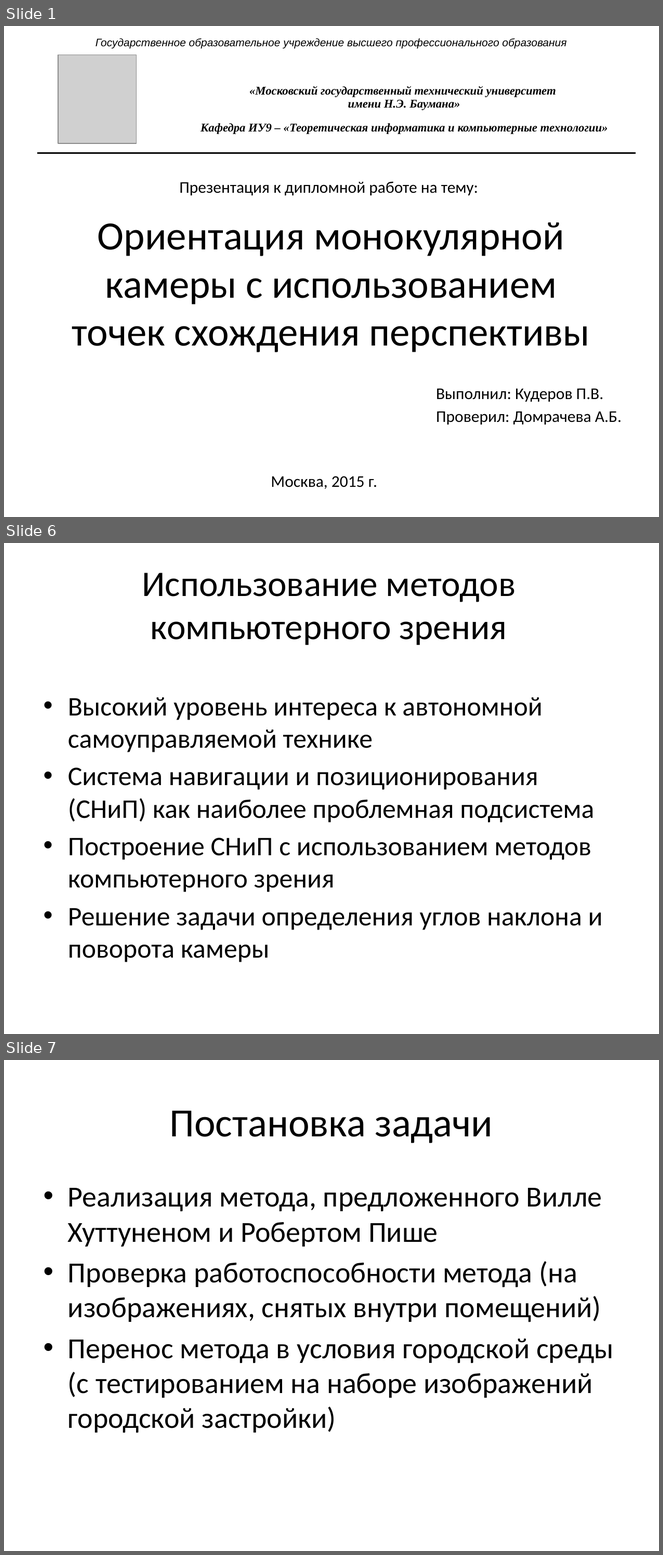
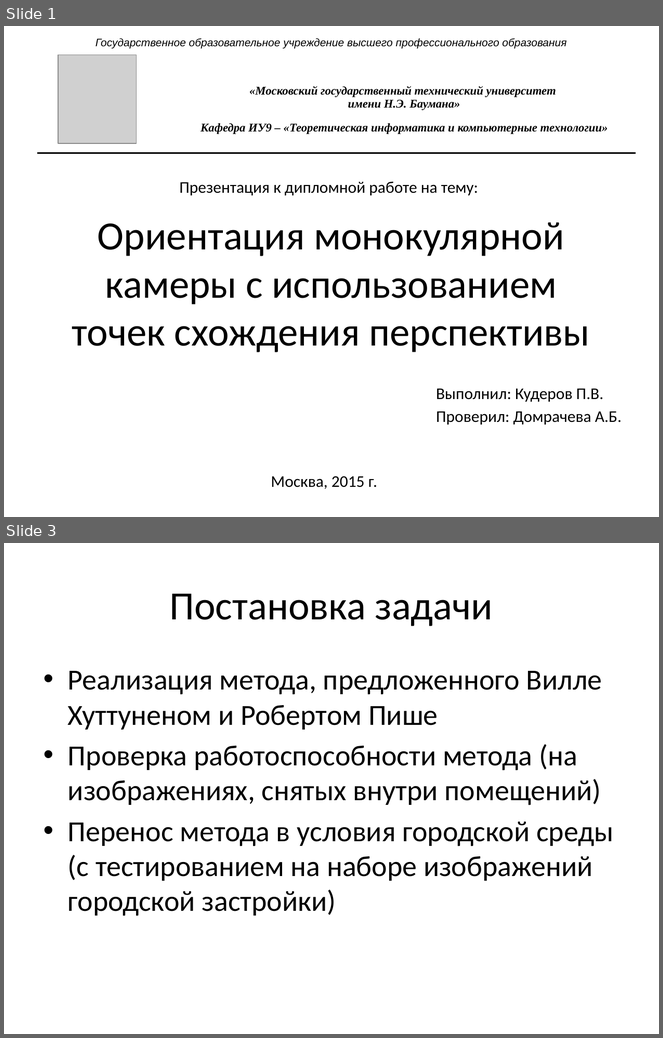
Before and after one commit to pkuderov/gyrocam, a slide deck: presentation.pptx. Shown one above the other, each under a label of ours: slides 1, 6 and 7 before the commit, slides 1 and 3 after it; the slides between them are not shown. The pictures are 663x1555 and 663x1038 pixels, drawn with LibreOffice and Linux fonts; fonts in the diff are those of the drawing; grey boxes stand for pictures. Boxes give left, top, right and bottom in pixels: in the first picture for what was removed or moved away, otherwise in the second. Text is boxed around its words. In the diff, an @@ line names an element or a change of style, - is before the commit and + after.

```diff
--- a/presentation.pptx
+++ b/presentation.pptx
@@ slide 6 removed at [4,543,659,1034], background #FFFFFF @@
@@ title removed at [142,573,516,645] @@
-Использование методов компьютерного зрения
@@ text removed at [68,697,603,963] @@
-• Высокий уровень интереса к автономной самоуправляемой технике
-• Система навигации и позиционирования (СНиП) как наиболее проблемная подсистема
-• Построение СНиП с использованием методов компьютерного зрения
-• Решение задачи определения углов наклона и поворота камеры
@@ what was slide 7 is now slide 3 @@
```
Also in this commit, not shown: 1 slide changed, 3 other slides removed, 1 other file.
